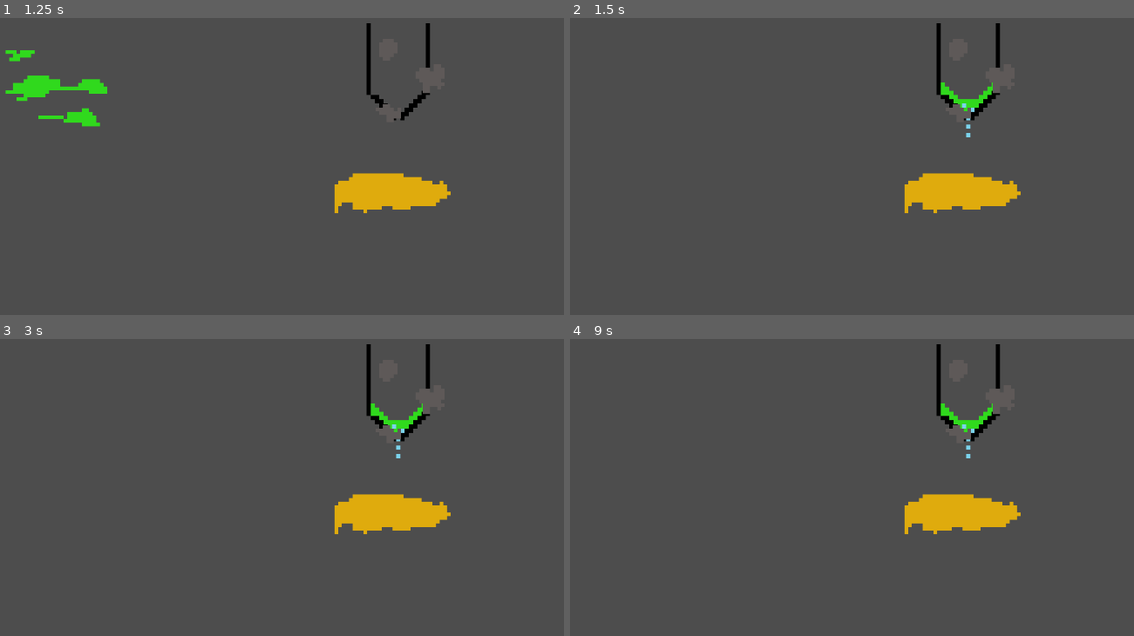
Above: before the commit, frames 1-4 (two rows, left to right).
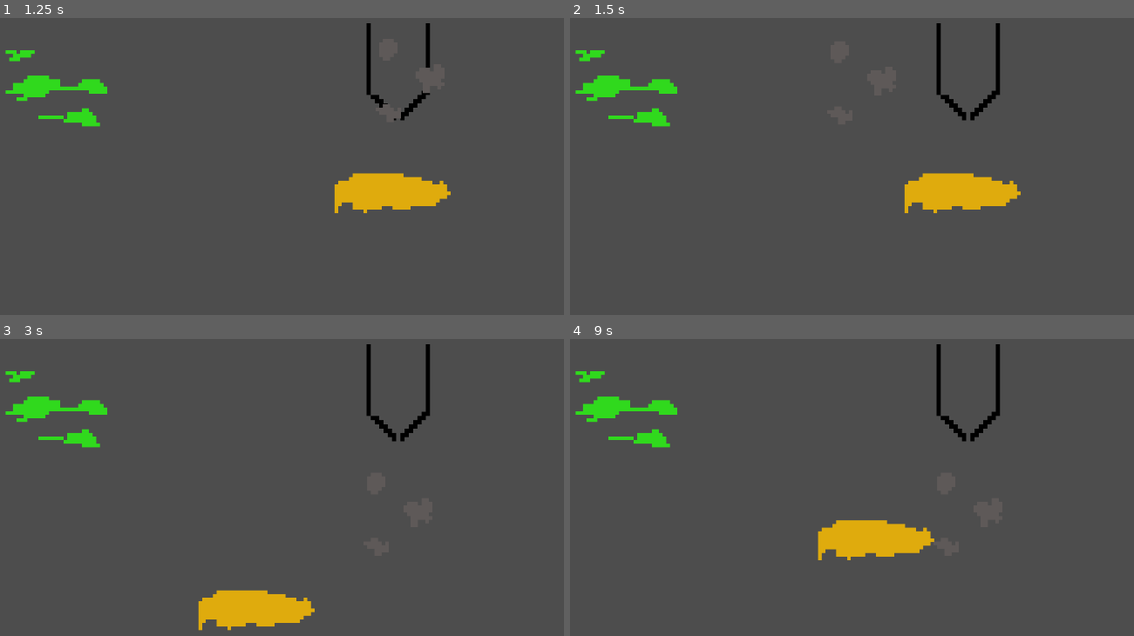
Above: after the commit, the same moments.

Repository: BenjaminWootten/Henhacks-2024
Game: Godot game, scene res://minigames/waterpur.tscn
Same seed, same stepped clock (60 frames per second), same inputs: the game is played once before the commit and once after it. This scene is started directly instead of the project's main scene.
Inputs (mouse positions are in pixels of both pictures, inside the frame that each line leads up to):
- Up to frame 1 (1.25 s): tap Enter at 0.5 s; drag from (208, 136) to (406, 83) at 0.52 s
- Up to frame 2 (1.5 s): tap Space at 1.25 s; drag from (976, 83) to (620, 89) at 1.27 s
- Up to frame 3 (3 s): tap Enter at 2 s; move the mouse to (394, 517) at 2.02 s; press the mouse at (394, 517) at 2.03 s; hold Right (right) 2.03-2.75 s; release the mouse at (394, 517) at 2.75 s; tap Space at 2.75 s; drag from (259, 612) to (406, 404) at 2.77 s
- Up to frame 4 (9 s): tap Enter at 3.5 s; move the mouse to (1071, 591) at 3.52 s; press the mouse at (1071, 591) at 3.53 s; hold Left (left) 3.53-4.25 s; release the mouse at (1071, 591) at 4.25 s; tap Space at 4.25 s; drag from (654, 475) to (964, 517) at 4.27 s; move the mouse to (897, 535) at 5.02 s; press the mouse at (897, 535) at 5.03 s; hold Left (left) 5.03-5.75 s; release the mouse at (897, 535) at 5.75 s; drag from (756, 437) to (722, 552) at 5.77 s; move the mouse to (1015, 514) at 6.52 s; press the mouse at (1015, 514) at 6.53 s; hold Right (right) 6.53-7.25 s; release the mouse at (1015, 514) at 7.25 s; drag from (722, 552) to (964, 386) at 7.27 s; move the mouse to (930, 448) at 8.02 s; press the mouse at (930, 448) at 8.03 s; hold Left (left) 8.03-8.75 s; release the mouse at (930, 448) at 8.75 s; drag from (829, 612) to (976, 404) at 8.77 s

Frame 1 is identical in both runs. In frame 2, 1.7% of the frame differs, in the area x 0-77%, y 10-41%; in frame 3, 5.8%, in the area x 0-80%, y 10-99%; in frame 4, 5.7%.

Commit message:
sand and stone pickup fixed

Diff:
--- a/minigames/waterpur.gd
+++ b/minigames/waterpur.gd
@@ -17,9 +17,9 @@
 	if grabmoss==true:
 		moss.position=get_local_mouse_position()
 	if grabsand==true:
-		moss.position=get_local_mouse_position()
+		sand.position=get_local_mouse_position()
 	if grabstone==true:
-		moss.position=get_local_mouse_position()
+		stone.position=get_local_mouse_position()
 
 func _on_bottle_input_event(viewport, event, shape_idx):
 	if event.is_action_pressed("click"):
